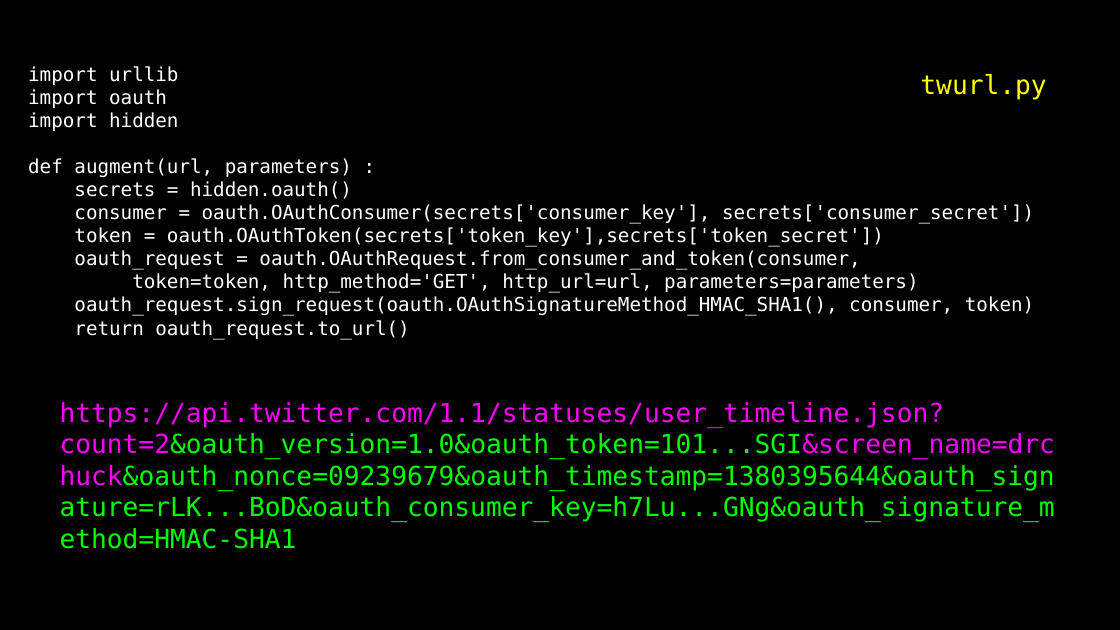
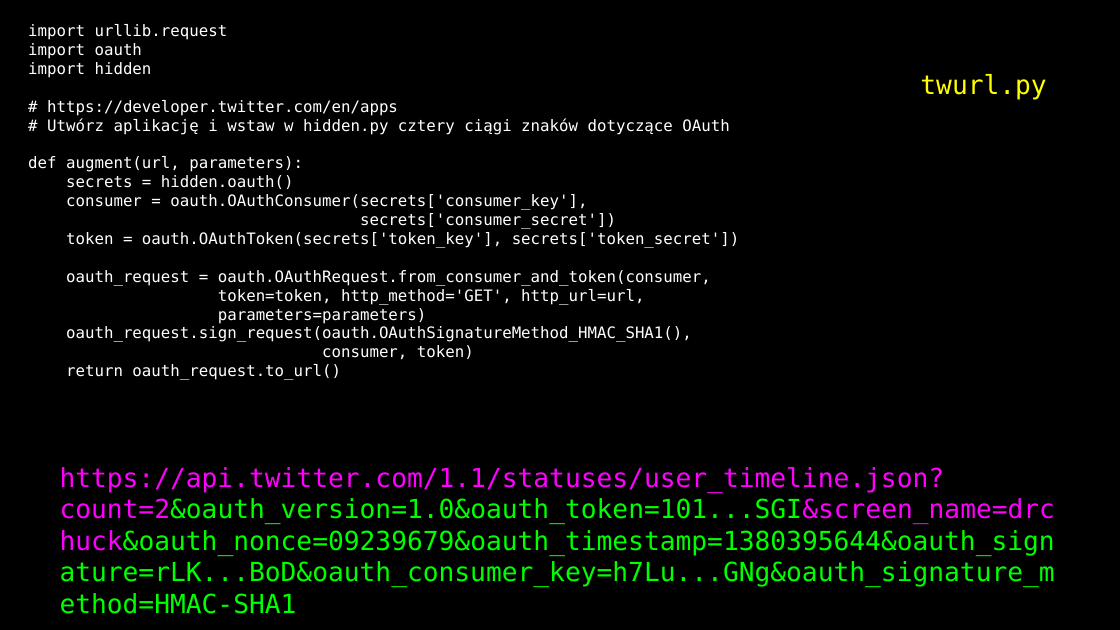
Before and after one commit to andre-wojtowicz/py4e-pl, a slide deck: slide 53 of lectures3/Pythonlearn-13-WebServices.pptx. Drawn at 1120x630 pixels with LibreOffice and Linux fonts; fonts in the diff are those of the drawing. Boxes give left, top, right and bottom in pixels: in the first picture for what was removed or moved away, otherwise in the second. Text is boxed around its words. In the diff, an @@ line names an element or a change of style, - is before the commit and + after.

```diff
--- a/lectures3/Pythonlearn-13-WebServices.pptx
+++ b/lectures3/Pythonlearn-13-WebServices.pptx
@@ text at box(28, 24, 228, 40): text changed; size 22 to 18 pt @@
-import urllib
+import urllib.request
@@ text at box(28, 43, 711, 380): size 22 to 18 pt in "import oauth", "import hidden", "secrets = hidden.oauth()", "oauth_request = oauth.OAuthRequest.from_consumer_and_token(c ..." and 1 more places @@
@@ text at box(28, 100, 729, 172): text changed; size 22 to 18 pt @@
-def augment(url, parameters) :
+# https://developer.twitter.com/en/apps
+# Utwórz aplikację i wstaw w hidden.py cztery ciągi znaków dotyczące OAuth
+def augment(url, parameters):
@@ text at box(66, 194, 740, 248): text changed; size 22 to 18 pt @@
-consumer = oauth.OAuthConsumer(secrets['consumer_key'], secrets['consumer_secret'])
-token = oauth.OAuthToken(secrets['token_key'],secrets['token_secret'])
+consumer = oauth.OAuthConsumer(secrets['consumer_key'],
+secrets['consumer_secret'])
+token = oauth.OAuthToken(secrets['token_key'], secrets['token_secret'])
@@ text at box(66, 289, 692, 360): text changed; size 22 to 18 pt @@
-token=token, http_method='GET', http_url=url, parameters=parameters)
-oauth_request.sign_request(oauth.OAuthSignatureMethod_HMAC_SHA1(), consumer, token)
+token=token, http_method='GET', http_url=url,
+parameters=parameters)
+oauth_request.sign_request(oauth.OAuthSignatureMethod_HMAC_SHA1(),
+consumer, token)
@@ text "https://api.twitter.com/1.1/statuses/user_timeline.json?coun ...": place and size @@
-text "https://api.twitter.com/1.1/statuses/user_timeline.json?coun ..." at box(60, 402, 1056, 549)
+text "https://api.twitter.com/1.1/statuses/user_timeline.json?coun ..." at box(60, 467, 1056, 614)
```
Also in this commit, not shown: 27 other slides changed, 8 slides added, 8 slides removed, 39 other files.
